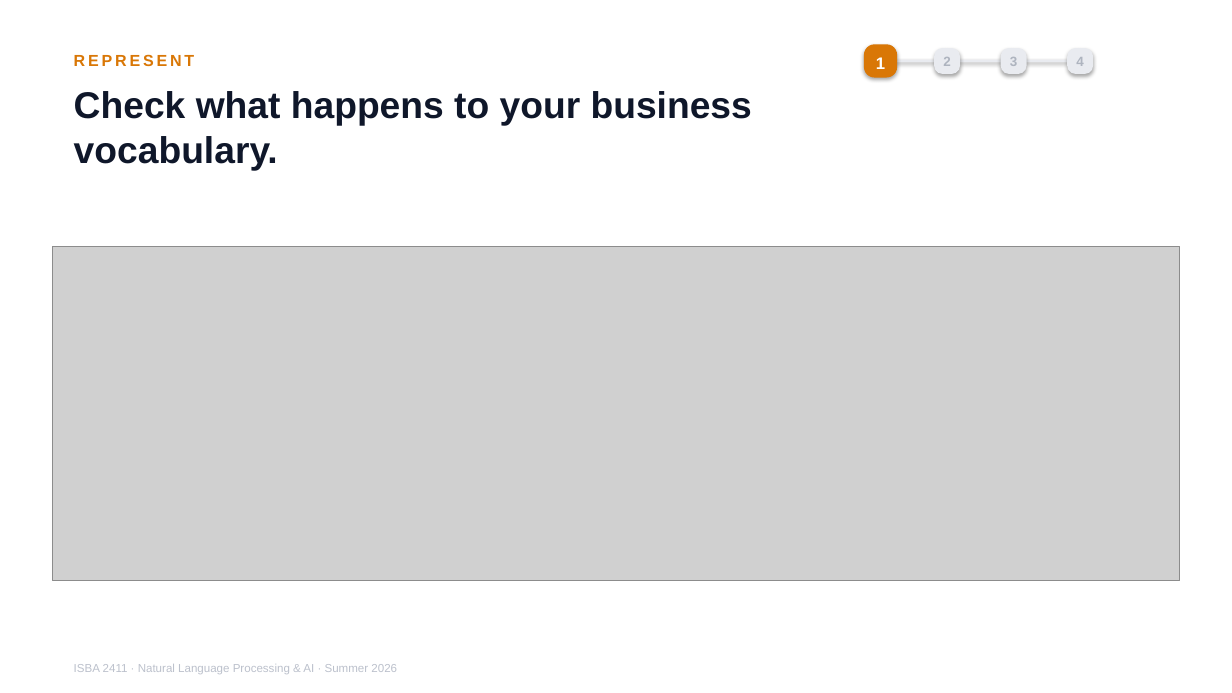
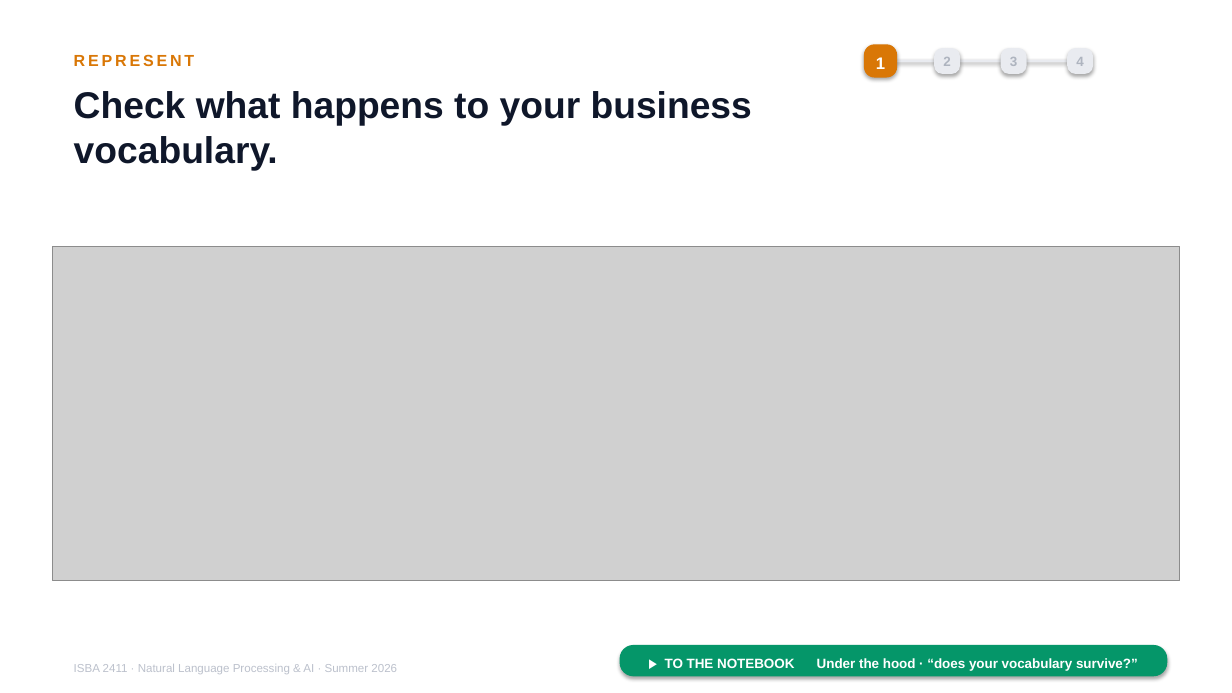
Before and after one commit to JulesMalin/isba2411-nlp, a slide deck: slide 6 of Week 7/L13_Support_Copilot.pptx. Drawn at 1232x693 pixels with LibreOffice and Linux fonts; fonts in the diff are those of the drawing; grey boxes stand for pictures. Boxes give left, top, right and bottom in pixels: in the first picture for what was removed or moved away, otherwise in the second. Text is boxed around its words. In the diff, an @@ line names an element or a change of style, - is before the commit and + after.

```diff
--- a/Week 7/L13_Support_Copilot.pptx
+++ b/Week 7/L13_Support_Copilot.pptx
@@ rounded rectangle added at [620,645,1168,677], fill #059669 @@
@@ text added at [665,658,1138,671], 10.5 pt, text #FFFFFF, bold @@
+▶ TO THE NOTEBOOK Under the hood · “does your vocabulary survive?”
```
Also in this commit, not shown: 18 other slides changed.
